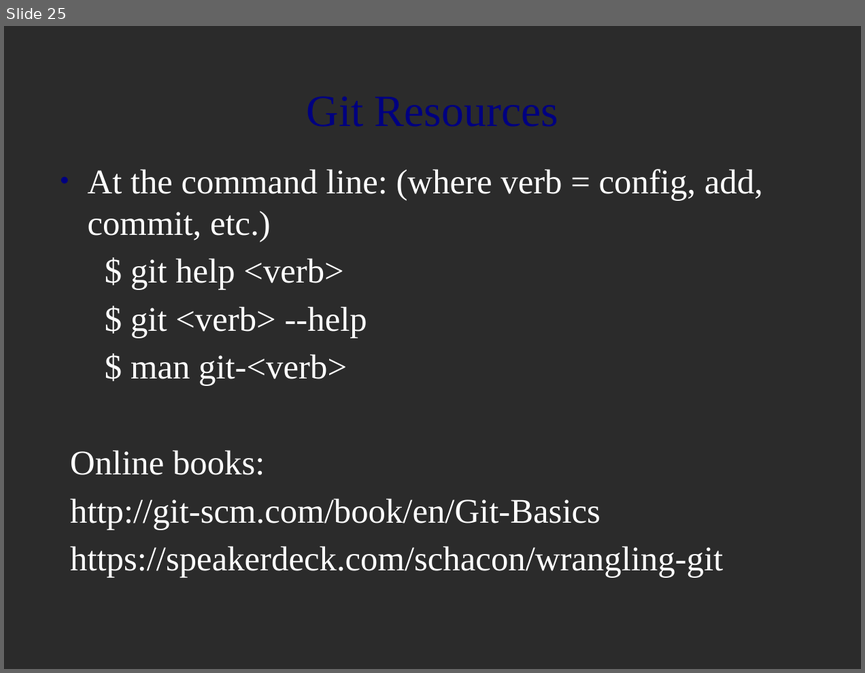
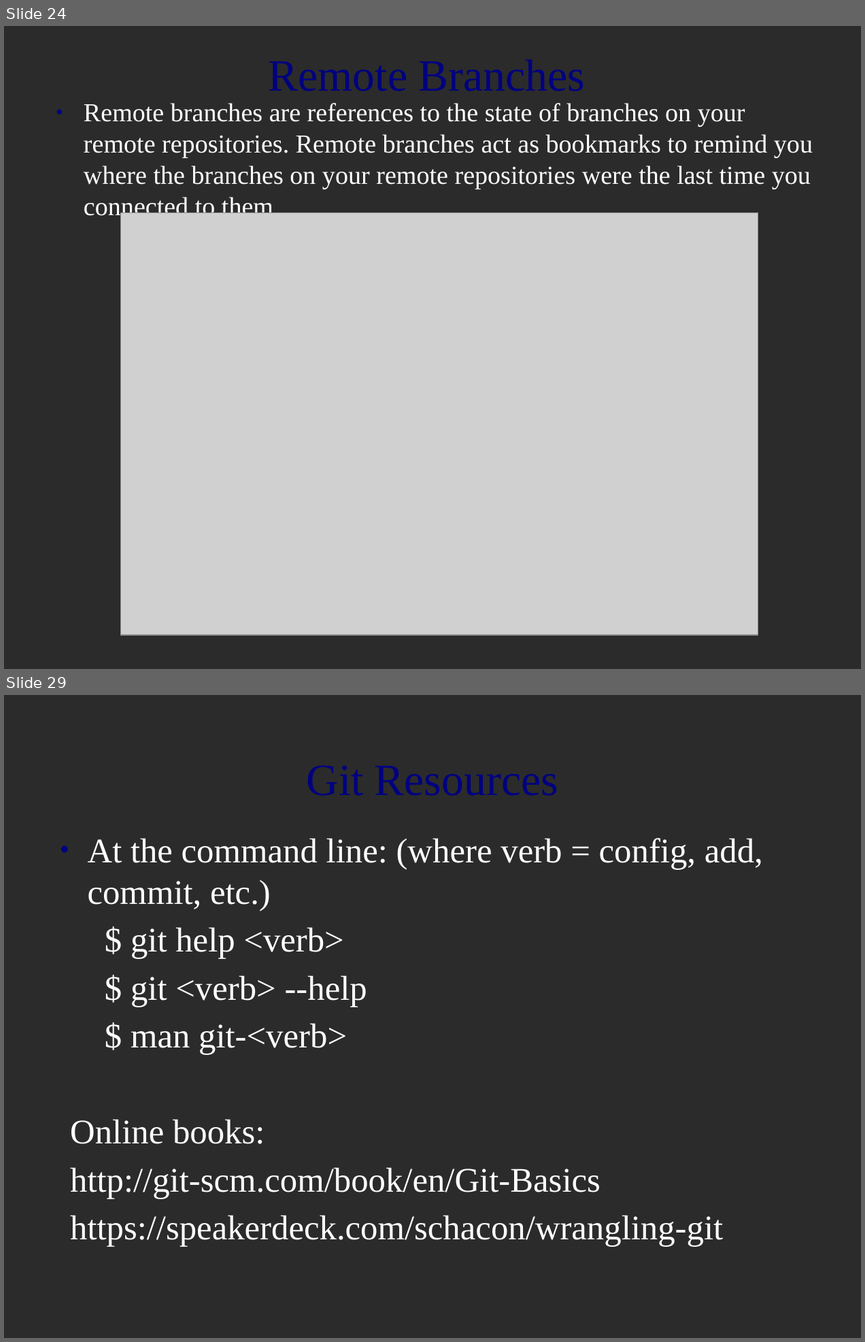
Before and after one commit to MariamP/myRepo, a slide deck: git_intro.odp. Shown one above the other, each under a label of ours: slide 25 before the commit, slides 24 and 29 after it; the slides between them are not shown. The pictures are 865x673 and 865x1342 pixels, drawn with LibreOffice and Linux fonts; fonts in the diff are those of the drawing; grey boxes stand for pictures; background and template pictures are left out; a plain dark background stands for a picture behind light text. Boxes give left, top, right and bottom in pixels: in the first picture for what was removed or moved away, otherwise in the second. Text is boxed around its words. In the diff, an @@ line names an element or a change of style, - is before the commit and + after.

```diff
--- a/git_intro.odp
+++ b/git_intro.odp
@@ slide 24 added at <box>4,26,861,669</box>, background picture (left out) @@
@@ title added at <box>84,103,262,122</box>, 41.4 pt, text #000080 @@
+Remote Branches
@@ text added at <box>84,103,813,220</box>, 24 pt, text #FFFFFF @@
+● Remote branches are references to the state of branches on your remote repositories. Remote branches act as bookmarks to remind you where the branches on your remote repositories were the last time you connected to them.
@@ picture added at <box>121,212,758,635</box> @@
@@ what was slide 25 is now slide 29 @@
```
Also in this commit, not shown: 4 other slides added, 1 slide removed.
